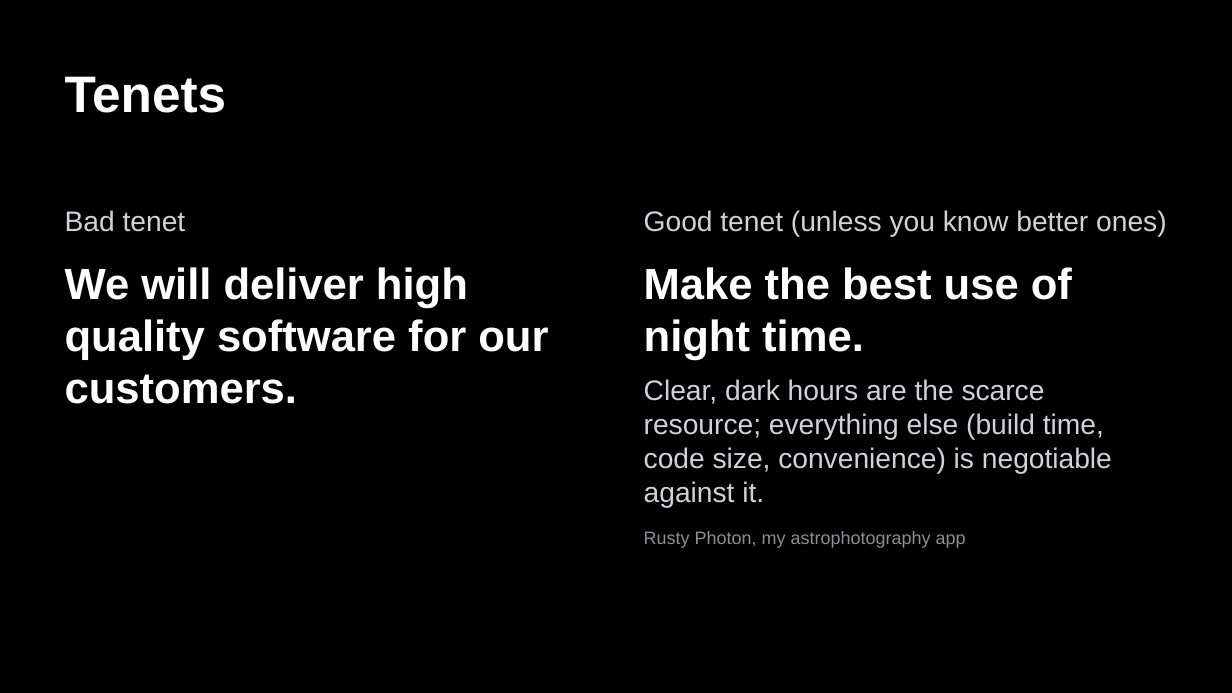
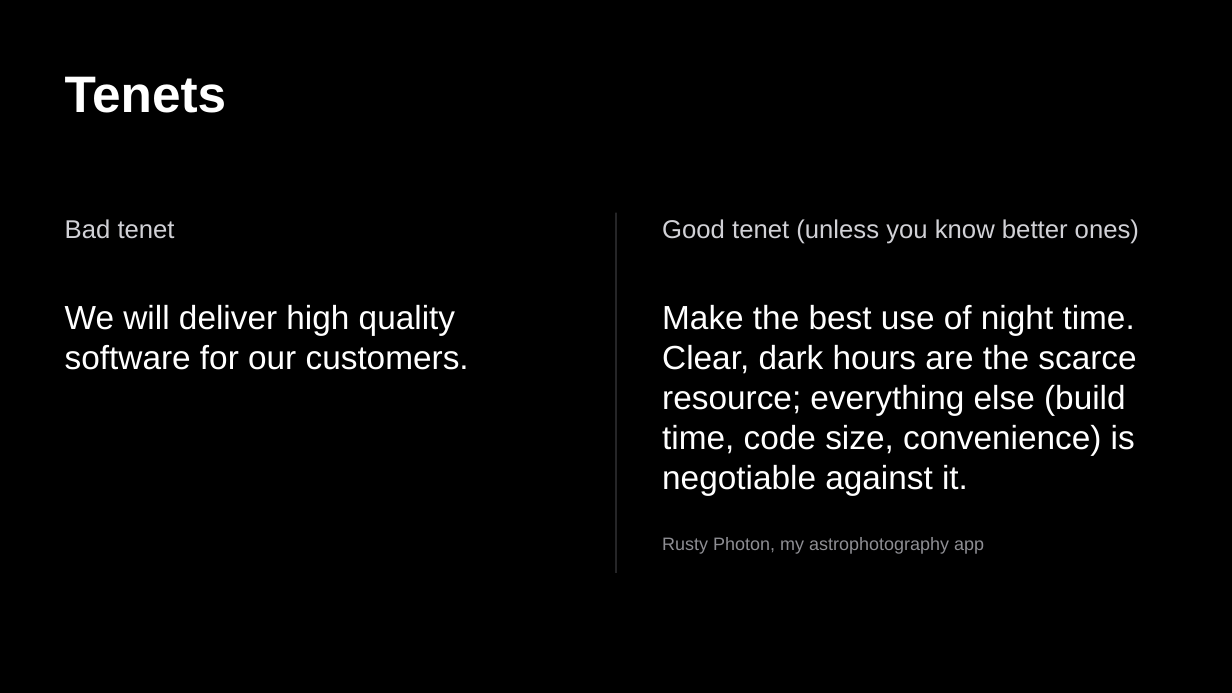
Before and after one commit to ivonnyssen/2026-0111, a slide deck: slide 19 of talk.pptx. Drawn at 1232x693 pixels with LibreOffice and Linux fonts; fonts in the diff are those of the drawing. Boxes give left, top, right and bottom in pixels: in the first picture for what was removed or moved away, otherwise in the second. Text is boxed around its words. In the diff, an @@ line names an element or a change of style, - is before the commit and + after.

```diff
--- a/talk.pptx
+++ b/talk.pptx
@@ text at (x1=65, y1=210, x2=186, y2=232): paragraph removed @@
-Bad tenet
@@ text added at (x1=65, y1=219, x2=175, y2=239), 20 pt, text #D1D1D6 @@
+Bad tenet
@@ line added from (616, 213) to (616, 573), #3A3A3C 1 pt @@
@@ text added at (x1=662, y1=219, x2=1139, y2=244), 20 pt, text #D1D1D6 @@
+Good tenet (unless you know better ones)
@@ text "We will deliver high quality ..." moved from (x1=65, y1=210, x2=548, y2=404) to (x1=65, y1=304, x2=469, y2=370) @@
@@ text "We will deliver high quality ..." at (x1=65, y1=304, x2=469, y2=370): size 34 to 26 pt, bold off @@
@@ text "Make the best use of ..." moved from (x1=644, y1=210, x2=1166, y2=548) to (x1=662, y1=304, x2=1136, y2=554) @@
@@ text at (x1=662, y1=304, x2=1136, y2=495): text changed; size 22 to 26 pt; text colour #D1D1D6 to #FFFFFF @@
-Good tenet (unless you know better ones)
-Make the best use of night time.
-Clear, dark hours are the scarce resource; everything else (build time, code size, convenience) is negotiable against it.
+Make the best use of night time. Clear, dark hours are the scarce resource; everything else (build time, code size, convenience) is negotiable against it.
@@ text at (x1=662, y1=537, x2=984, y2=554): more space between paragraphs @@
```
Also in this commit, not shown: 1 other file.
